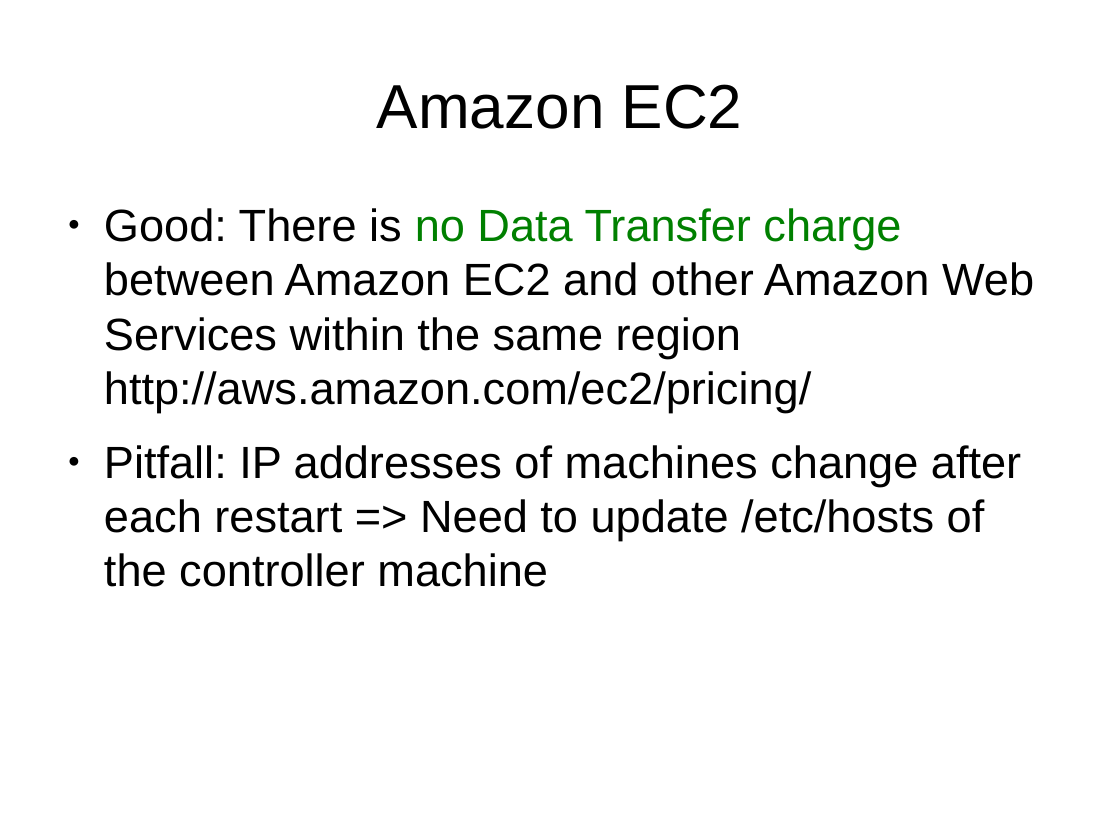
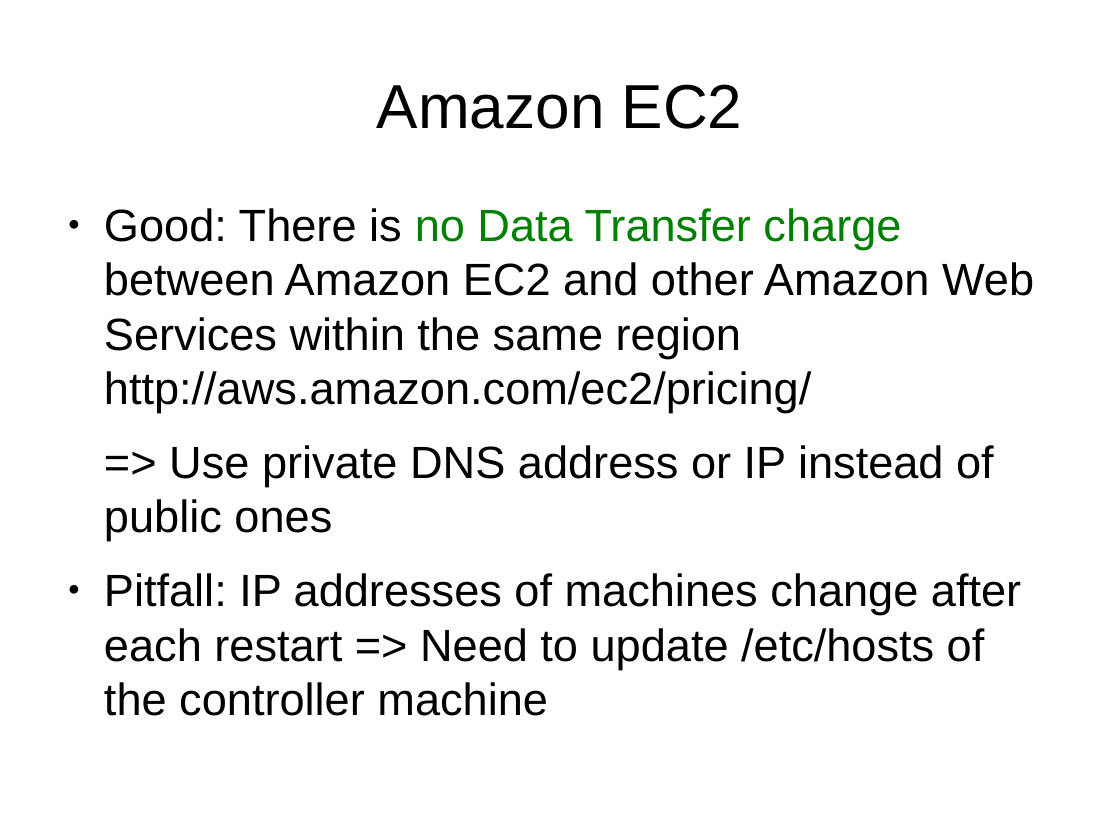
Before and after one commit to ngocdaothanh/tsart, a slide deck: slide 25 of tsung.odp (slide 24 before the commit). Drawn at 1120x840 pixels with LibreOffice and Linux fonts; fonts in the diff are those of the drawing. Boxes give left, top, right and bottom in pixels: in the first picture for what was removed or moved away, otherwise in the second. Text is boxed around its words. In the diff, an @@ line names an element or a change of style, - is before the commit and + after.

```diff
--- a/tsung.odp
+++ b/tsung.odp
@@ text at (x1=104, y1=445, x2=994, y2=541): paragraph added @@
+=> Use private DNS address or IP instead of public ones
```
Also in this commit, not shown: 1 other slide changed, 2 slides added.
